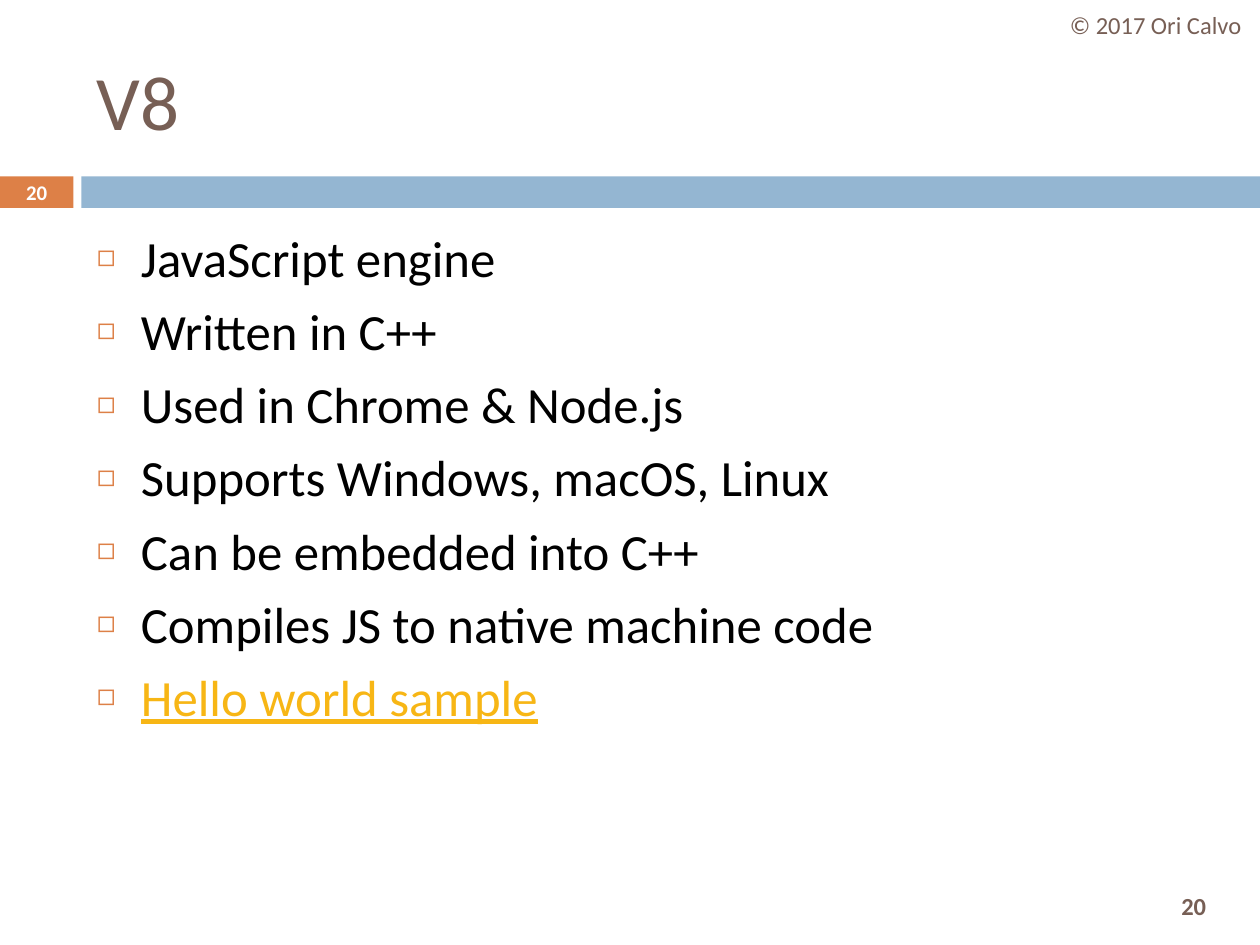
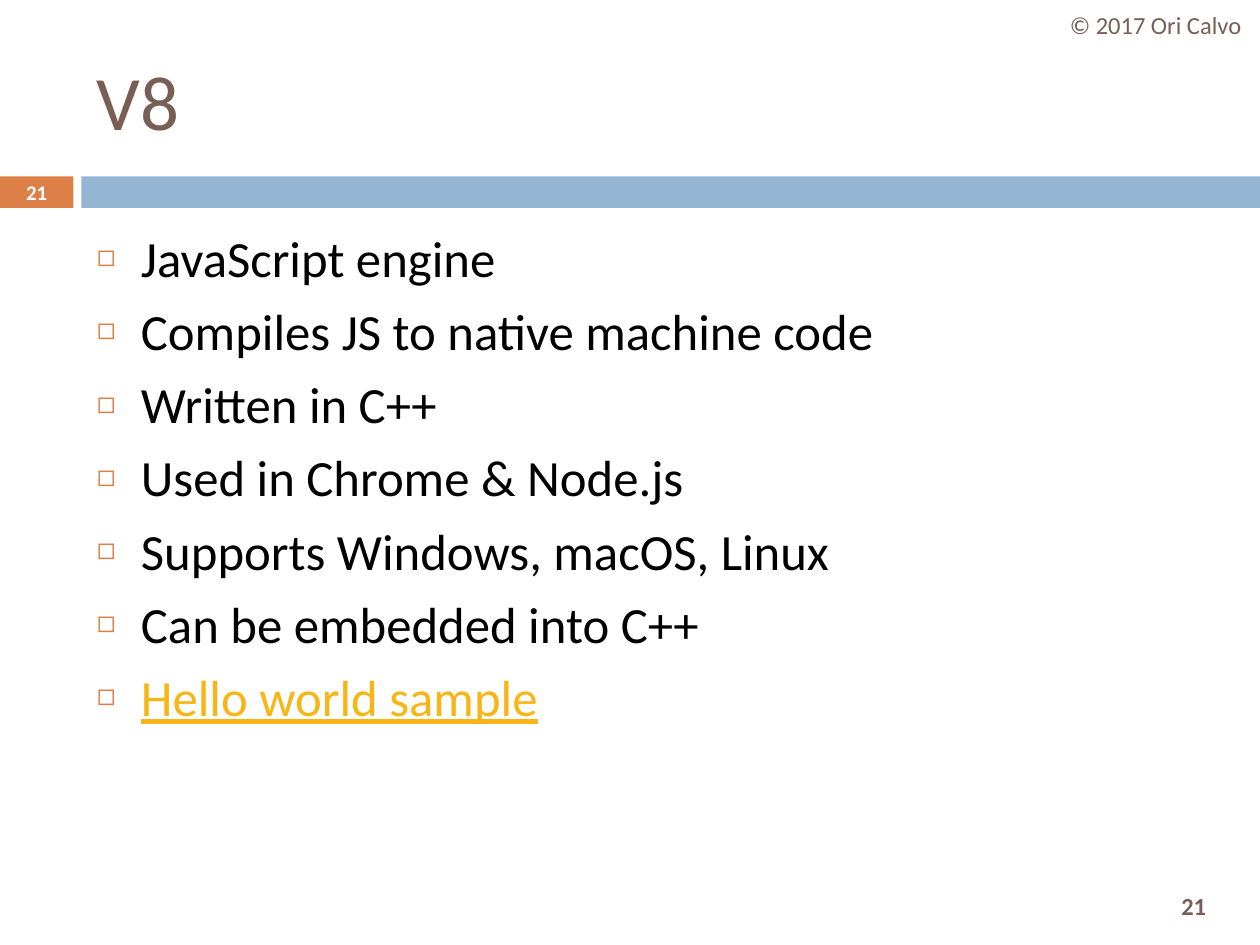
Before and after one commit to oricalvo/course-nodejs, a slide deck: slide 21 of PPTs/03 Introducing NodeJS.pptx (slide 20 before the commit). Drawn at 1260x945 pixels with LibreOffice and Linux fonts; fonts in the diff are those of the drawing. Boxes give left, top, right and bottom in pixels: in the first picture for what was removed or moved away, otherwise in the second. Text is boxed around its words. In the diff, an @@ line names an element or a change of style, - is before the commit and + after.

```diff
--- a/PPTs/03 Introducing NodeJS.pptx
+++ b/PPTs/03 Introducing NodeJS.pptx
@@ page number at box(26, 186, 47, 200): text changed @@
-20
+21
@@ text at box(141, 314, 873, 359): paragraph added @@
+◻ Compiles JS to native machine code
@@ text at box(141, 607, 873, 652): paragraph removed @@
-◻ Compiles JS to native machine code
@@ page number at box(1181, 899, 1206, 915): text changed @@
-20
+21
```
Also in this commit, not shown: 12 other slides changed, 1 slide added, 27 other files.
